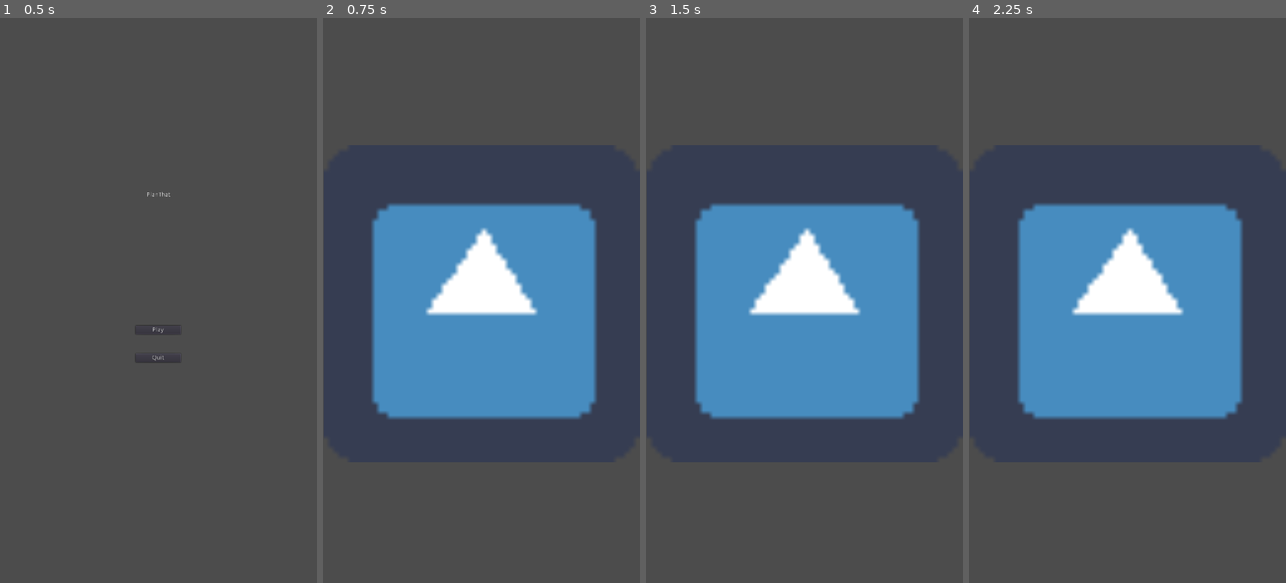
Above: before the commit, frames 1-4 (left to right).
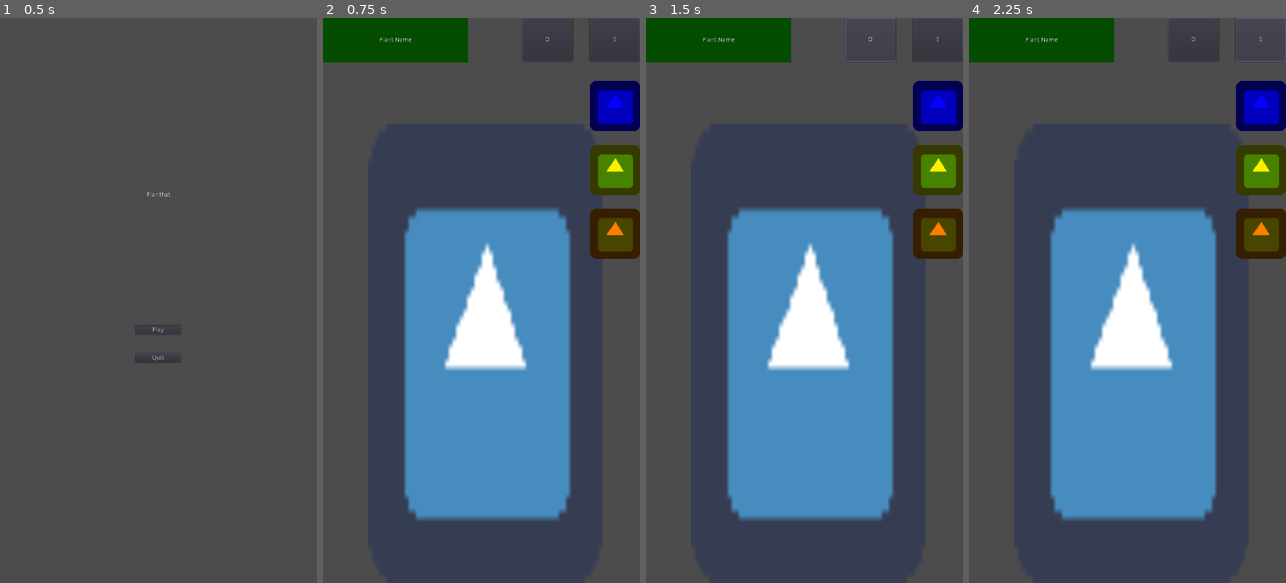
Above: after the commit, the same moments.

Repository: jonathan-santos/planthat
Game: Godot game, scene res://scenes/ui/main_menu.tscn
Same seed, same stepped clock (60 frames per second), same inputs: the game is played once before the commit and once after it. The engine's default icon, where the game draws it, is replaced by a stand-in: a white triangle on a blue panel in a dark square.
Inputs (mouse positions are in pixels of both pictures, inside the frame that each line leads up to):
- Up to frame 1 (0.5 s): no input
- Up to frame 2 (0.75 s): click "Play" at 0.5 s
- Up to frame 3 (1.5 s): click (871, 40) at 1.25 s, where only the run after the commit has a clickable "O"
- Up to frame 4 (2.25 s): click (1260, 40) at 2 s, where only the run after the commit has a clickable "S"

Frame 1 is identical in both runs. In frame 2, 30% of the frame differs, in the area x 0-100%, y 0-89%; in frame 3, 30%; in frame 4, 30%.

Commit message:
Insert ui scene gui in scene main

Diff:
--- a/scenes/main.tscn
+++ b/scenes/main.tscn
@@ -1,10 +1,13 @@
-[gd_scene load_steps=2 format=2]
+[gd_scene load_steps=3 format=2]
 
 [ext_resource path="res://assets/sprites/icon.png" type="Texture" id=1]
+[ext_resource path="res://scenes/ui/gui.tscn" type="PackedScene" id=2]
 
 [node name="Main" type="Node2D"]
 
-[node name="icon" type="Sprite" parent="."]
-position = Vector2( 360.364, 647.649 )
-scale = Vector2( 11.2204, 11.2204 )
+[node name="GUI" parent="." instance=ExtResource( 2 )]
+
+[node name="Plant\?" type="Sprite" parent="."]
+position = Vector2( 369.094, 759.887 )
+scale = Vector2( 8.31864, 16.2656 )
 texture = ExtResource( 1 )
--- a/scenes/ui/main_menu.tscn
+++ b/scenes/ui/main_menu.tscn
@@ -46,6 +46,9 @@
 margin_right = 50.5
 margin_bottom = 140.492
 text = "Quit"
+__meta__ = {
+"_edit_use_anchors_": false
+}
 
 [connection signal="pressed" from="Play" to="." method="_on_Play_pressed"]
 [connection signal="pressed" from="Quit" to="." method="_on_Quit_pressed"]
